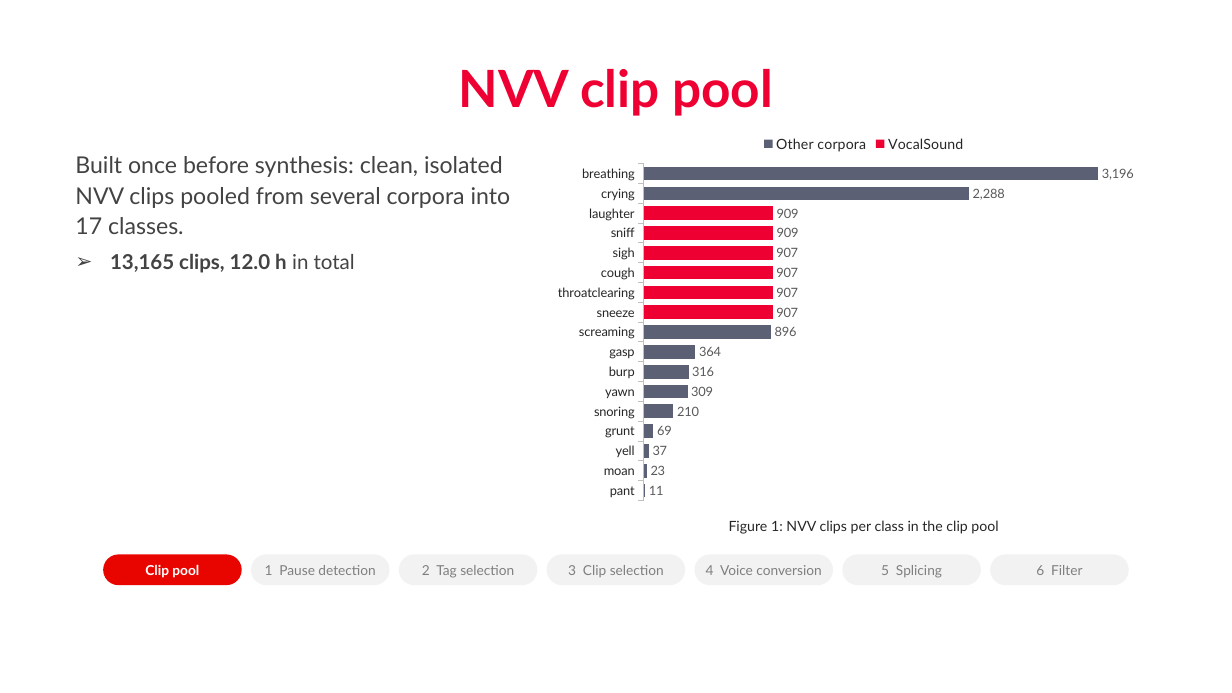
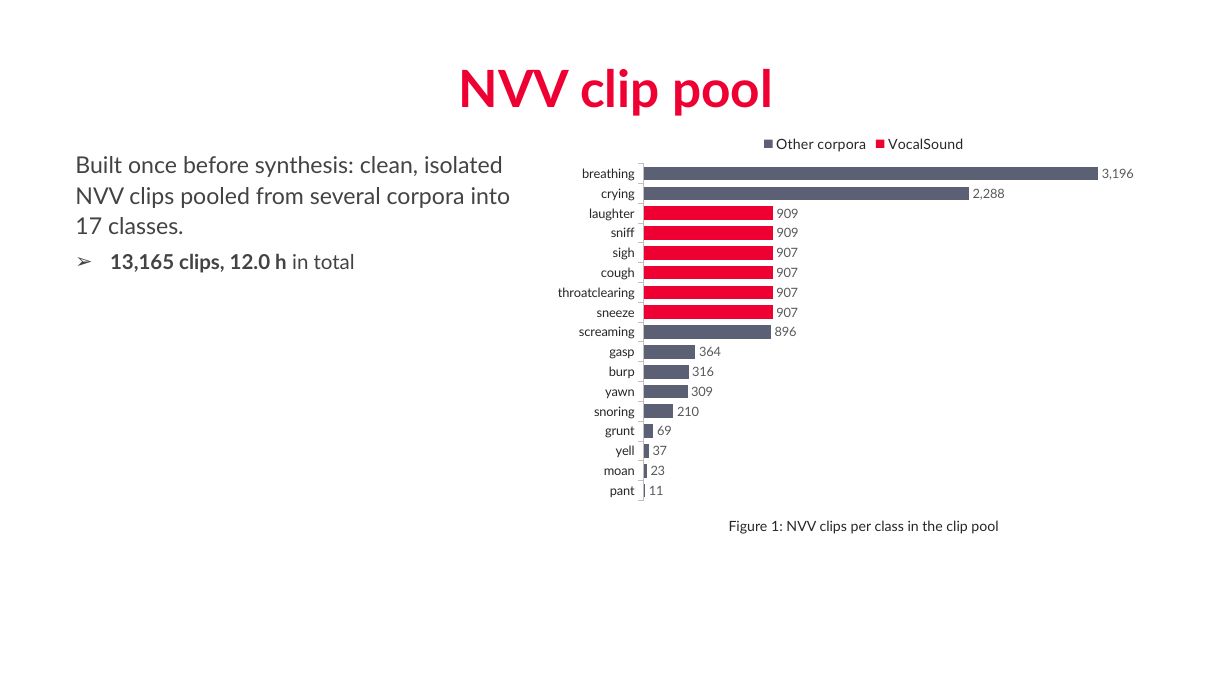
Before and after one commit to nhakanasi/VDT_GD2, a slide deck: slide 18 of Method.pptx (slide 9 before the commit). Drawn at 1232x693 pixels with LibreOffice and Linux fonts; fonts in the diff are those of the drawing; background and template pictures are left out. Boxes give left, top, right and bottom in pixels: in the first picture for what was removed or moved away, otherwise in the second. Text is boxed around its words. In the diff, an @@ line names an element or a change of style, - is before the commit and + after.

```diff
--- a/Method.pptx
+++ b/Method.pptx
@@ rounded rectangle removed at (104,555,242,585) @@
-Clip pool
@@ rounded rectangle removed at (251,555,390,585) @@
-1 Pause detection
@@ rounded rectangle removed at (399,555,538,585) @@
-2 Tag selection
@@ rounded rectangle removed at (547,555,686,585) @@
-3 Clip selection
@@ rounded rectangle removed at (695,555,834,585) @@
-4 Voice conversion
@@ rounded rectangle removed at (843,555,982,585) @@
-5 Splicing
@@ rounded rectangle removed at (991,555,1129,585) @@
-6 Filter
```
Also in this commit, not shown: 9 other slides changed, 2 slides added.
